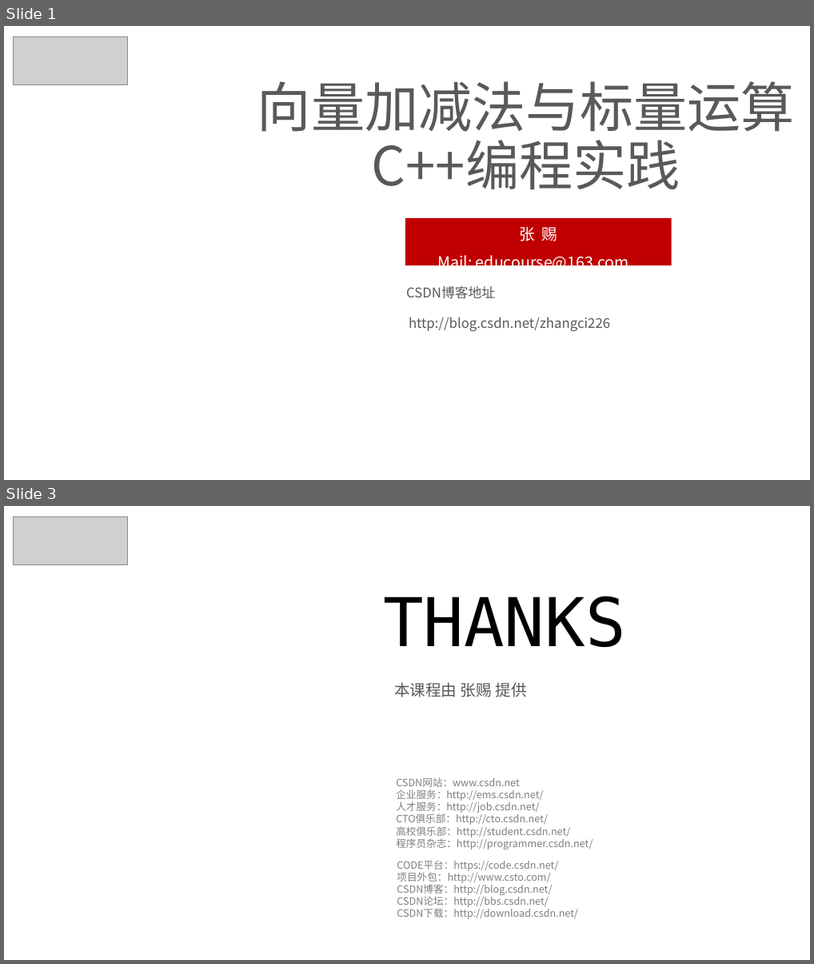
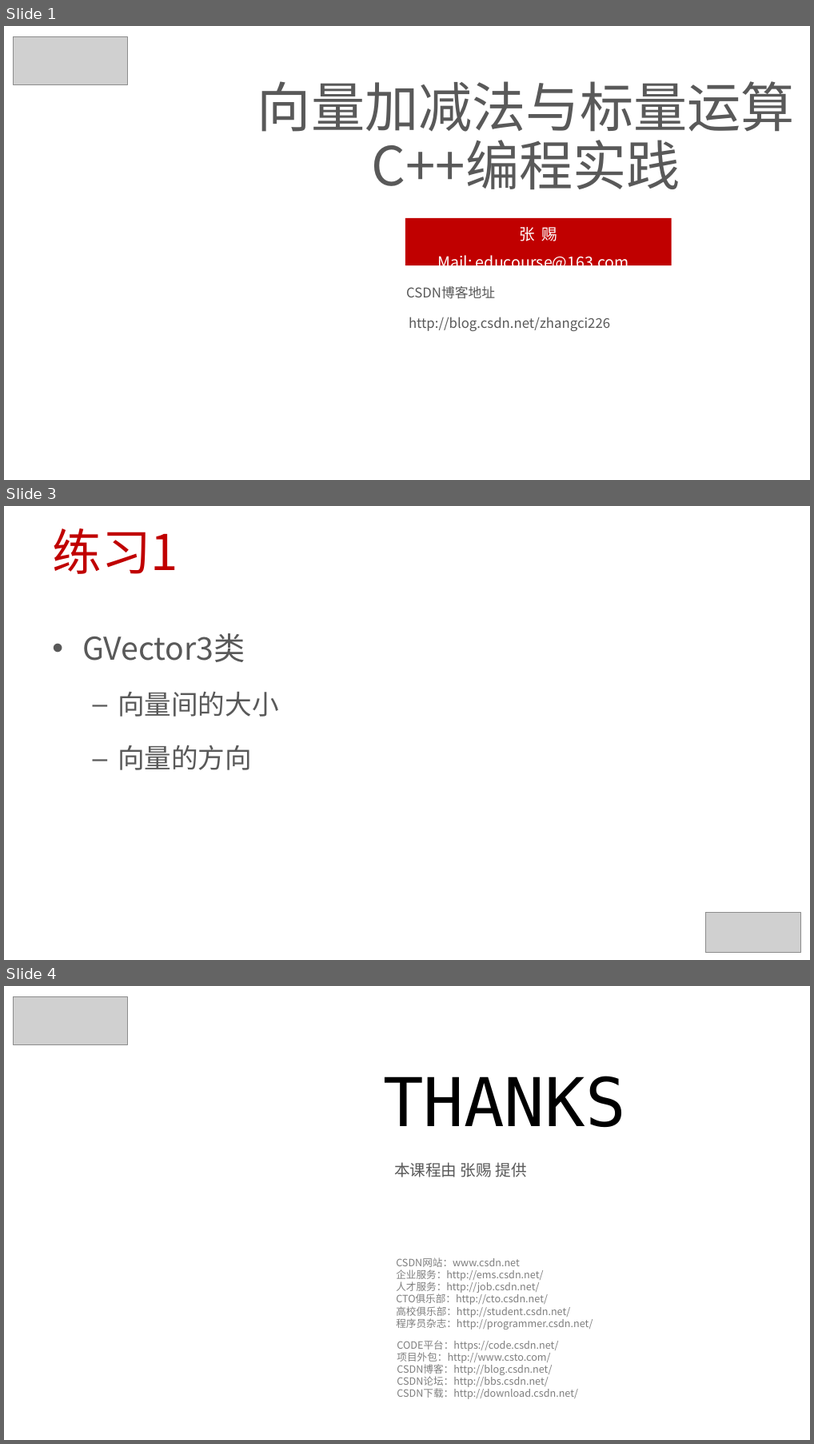
Before and after one commit to 0000duck/ComputerGraphicsBasics, a slide deck: PPT/C++练习.pptx. Shown one above the other, each under a label of ours: slides 1 and 3 before the commit, slides 1, 3 and 4 after it; the slides between them are not shown. The pictures are 814x964 and 814x1444 pixels, drawn with LibreOffice and Linux fonts; fonts in the diff are those of the drawing; grey boxes stand for pictures; background and template pictures are left out. Boxes give left, top, right and bottom in pixels: in the first picture for what was removed or moved away, otherwise in the second. Text is boxed around its words. In the diff, an @@ line names an element or a change of style, - is before the commit and + after.

```diff
--- a/PPT/C++练习.pptx
+++ b/PPT/C++练习.pptx
@@ slide 3 added at (x1=4, y1=506, x2=810, y2=960), background #FFFFFF @@
@@ title added at (x1=52, y1=528, x2=178, y2=574), 44 pt, text #C00000 @@
+练习1
@@ text added at (x1=82, y1=633, x2=279, y2=770), 24 pt, text #595959 @@
+• GVector3类
+  – 向量间的大小
+  – 向量的方向
@@ picture added at (x1=706, y1=912, x2=801, y2=952) @@
@@ what was slide 3 is now slide 4 @@
```
Also in this commit, not shown: 1 slide changed, 3 other files.
